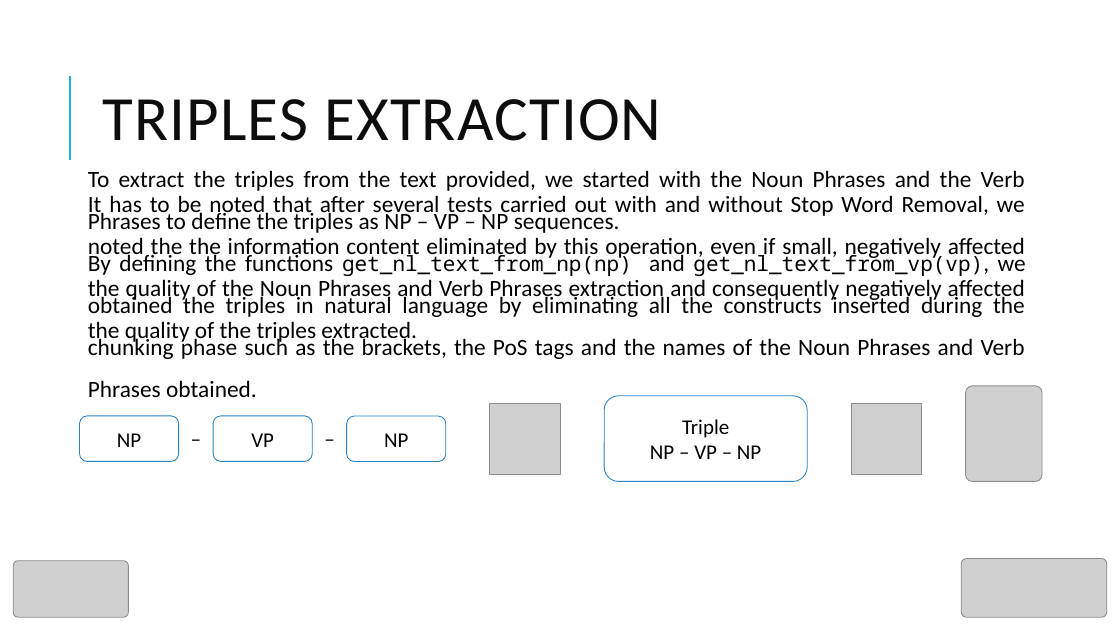
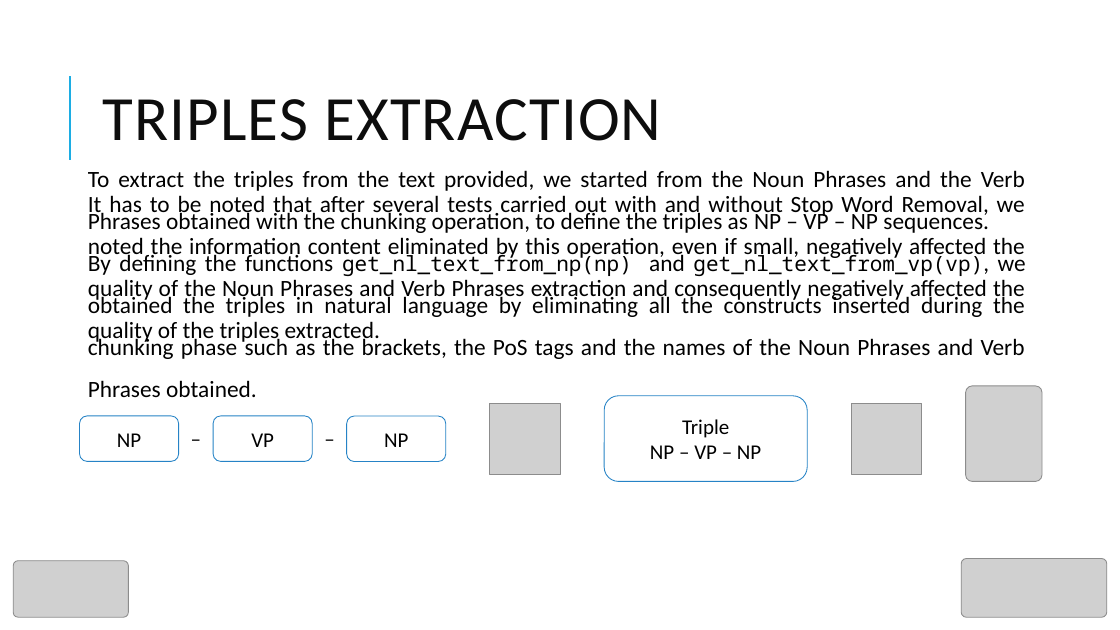
Before and after one commit to GiuseppeGaetano/TecnologieSemantiche, a slide deck: slide 12 of PresentazioneTS.pptx. Drawn at 1120x630 pixels with LibreOffice and Linux fonts; fonts in the diff are those of the drawing; grey boxes stand for pictures; background and template pictures are left out. Boxes give left, top, right and bottom in pixels: in the first picture for what was removed or moved away, otherwise in the second. Text is boxed around its words. In the diff, an @@ line names an element or a change of style, - is before the commit and + after.

Commit message:
Typos correction

```diff
--- a/PresentazioneTS.pptx
+++ b/PresentazioneTS.pptx
@@ text at box(88, 170, 1025, 233): text changed @@
-To extract the triples from the text provided, we started with the Noun Phrases and the Verb Phrases to define the triples as NP – VP – NP sequences.
+To extract the triples from the text provided, we started from the Noun Phrases and the Verb Phrases obtained with the chunking operation, to define the triples as NP – VP – NP sequences.
@@ text at box(88, 195, 1025, 344): text changed @@
-It has to be noted that after several tests carried out with and without Stop Word Removal, we noted the the information content eliminated by this operation, even if small, negatively affected the quality of the Noun Phrases and Verb Phrases extraction and consequently negatively affected the quality of the triples extracted.
+It has to be noted that after several tests carried out with and without Stop Word Removal, we noted the information content eliminated by this operation, even if small, negatively affected the quality of the Noun Phrases and Verb Phrases extraction and consequently negatively affected the quality of the triples extracted.
```
Also in this commit, not shown: 3 other slides changed, 1 slide added.
